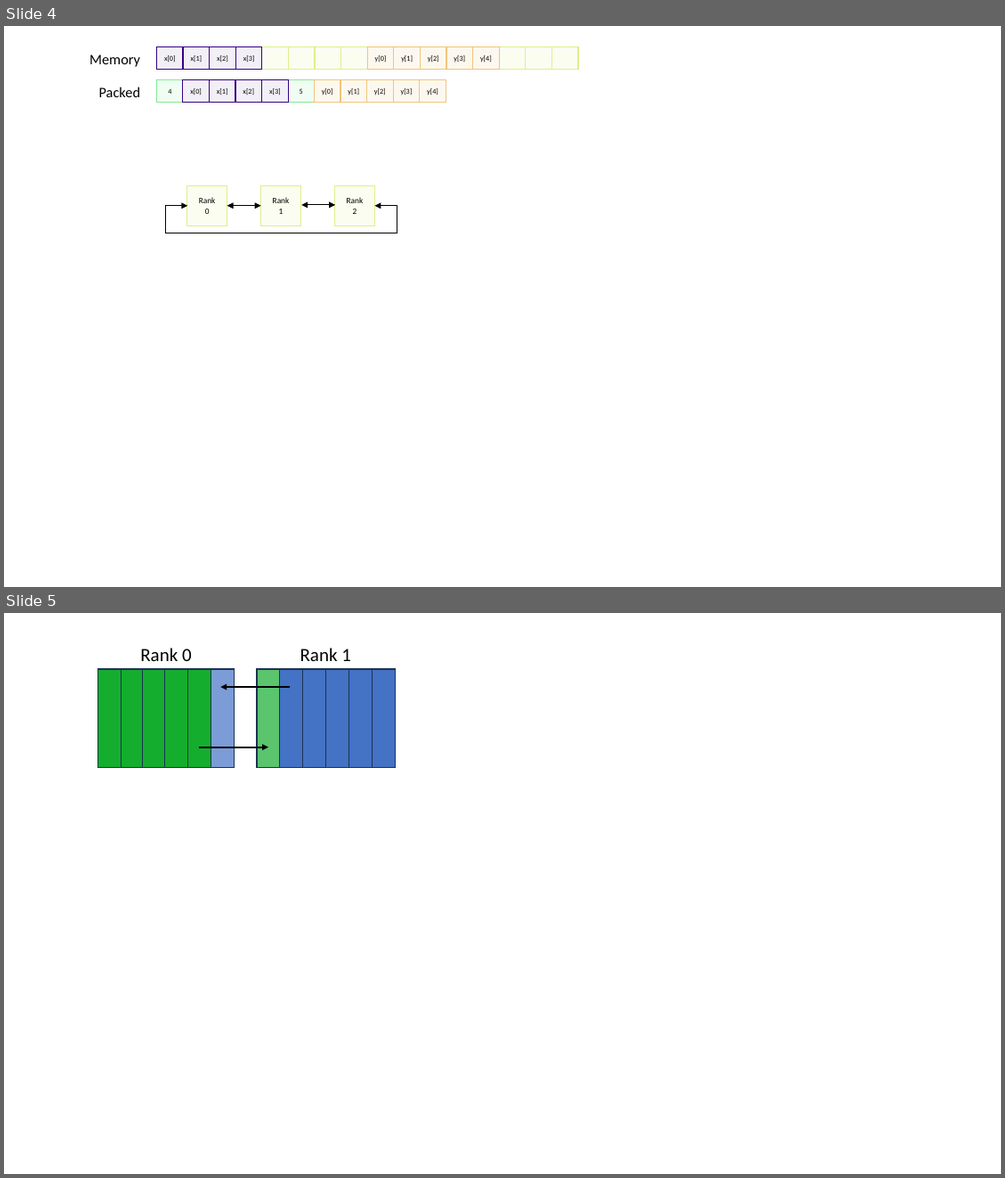
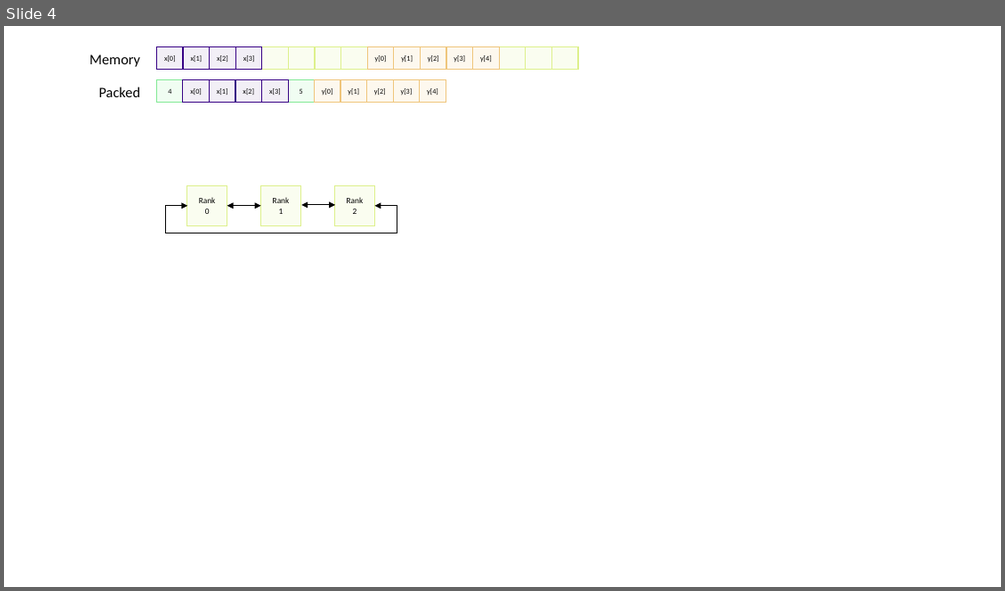
Before and after one commit to Southampton-RSG-Training/dirac-intro-to-mpi, a slide deck: files/communication_diagram.pptx. Shown one above the other, each under a label of ours: slides 4 and 5 before the commit, slide 4 after it. The pictures are 1005x1178 and 1005x591 pixels, drawn with LibreOffice and Linux fonts; fonts in the diff are those of the drawing. Boxes give left, top, right and bottom in pixels: in the first picture for what was removed or moved away, otherwise in the second. Text is boxed around its words. In the diff, an @@ line names an element or a change of style, - is before the commit and + after.

```diff
--- a/files/communication_diagram.pptx
+++ b/files/communication_diagram.pptx
@@ slide 5 removed at [4, 613, 1001, 1174], background #FFFFFF @@
@@ text removed at [140, 648, 192, 661] @@
-Rank 0
@@ text removed at [300, 648, 351, 661] @@
-Rank 1
@@ rectangle removed at [97, 669, 121, 768] @@
@@ rectangle removed at [119, 669, 142, 768] @@
@@ rectangle removed at [142, 669, 165, 768] @@
@@ rectangle removed at [165, 669, 188, 768] @@
@@ rectangle removed at [188, 669, 211, 768] @@
@@ rectangle removed at [210, 669, 234, 768] @@
@@ arrow removed from (290, 687) to (221, 687) @@
@@ rectangle removed at [257, 669, 280, 768] @@
@@ rectangle removed at [280, 669, 303, 768] @@
@@ rectangle removed at [303, 669, 326, 768] @@
@@ rectangle removed at [326, 669, 349, 768] @@
@@ rectangle removed at [348, 669, 372, 768] @@
@@ rectangle removed at [372, 669, 395, 768] @@
@@ arrow removed from (199, 747) to (268, 747) @@
```
Also in this commit, not shown: 25 other files.
